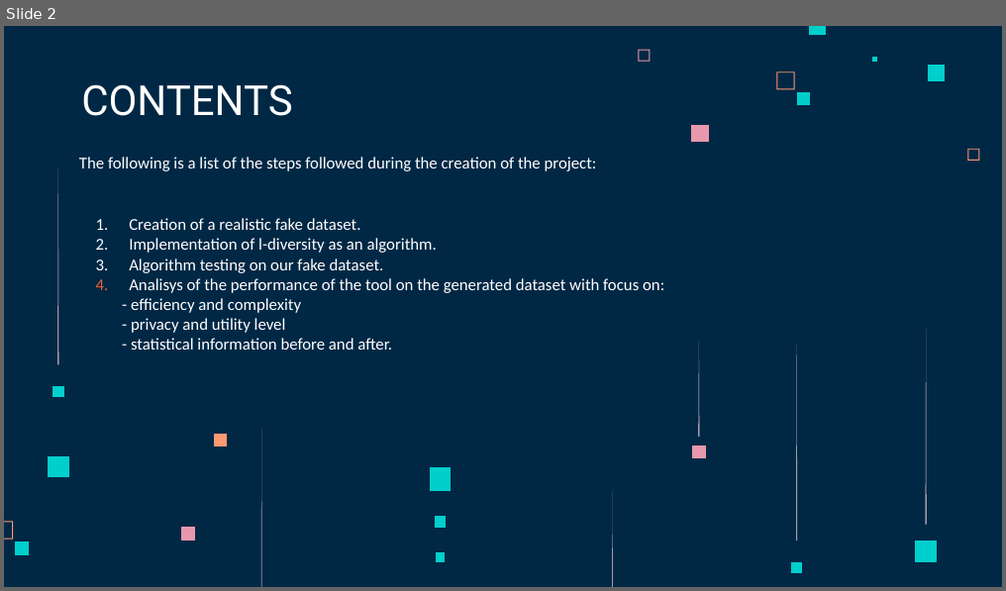
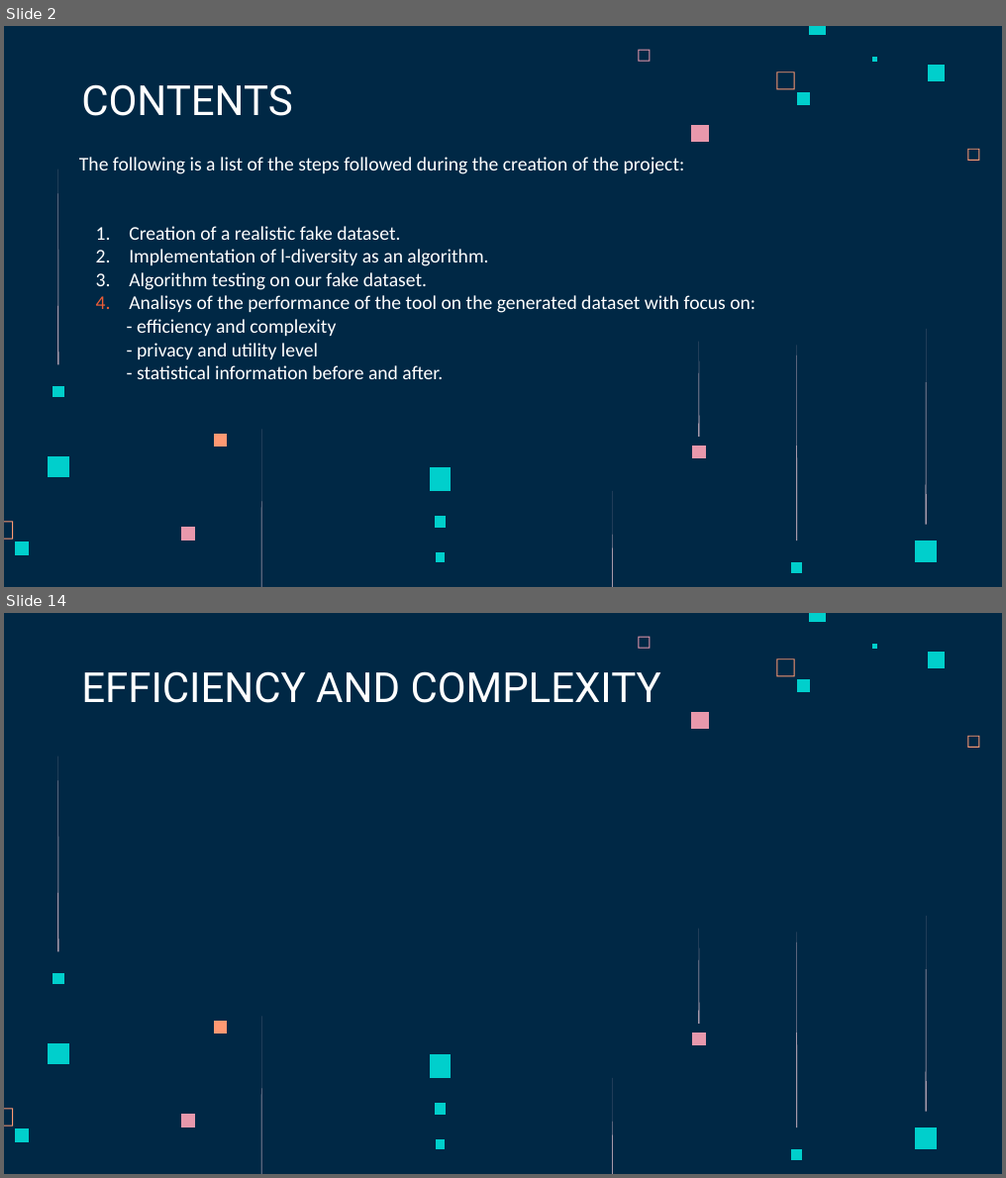
Before and after one commit to AaronKromer/progetto_data, a slide deck: l-diversity.pptx. Shown one above the other, each under a label of ours: slide 2 before the commit, slides 2 and 14 after it; the slides between them are not shown. The pictures are 1006x591 and 1006x1178 pixels, drawn with LibreOffice and Linux fonts; fonts in the diff are those of the drawing. Boxes give left, top, right and bottom in pixels: in the first picture for what was removed or moved away, otherwise in the second. Text is boxed around its words. In the diff, an @@ line names an element or a change of style, - is before the commit and + after.

```diff
--- a/l-diversity.pptx
+++ b/l-diversity.pptx
@@ slide 14 added at [4, 613, 1002, 1174], background #002845; not listed: 10 template elements that a slide beside it also shows @@
@@ title added at [81, 671, 661, 703], 30 pt, text #FFFFFF @@
+EFFICIENCY AND COMPLEXITY
@@ freeform shape added at [57, 757, 58, 953], fill #FFD6E1 @@
@@ freeform shape added at [699, 929, 700, 1023], fill #FFD6E1 @@
@@ freeform shape added at [796, 933, 797, 1128], fill #FFD6E1 @@
@@ freeform shape added at [925, 915, 926, 1111], fill #FFD6E1 @@
@@ freeform shape added at [53, 973, 63, 984], fill #00CFCC @@
@@ freeform shape added at [215, 1021, 228, 1034], fill #FF9973 @@
@@ freeform shape added at [261, 1016, 262, 1174], fill #FFD6E1 @@
@@ freeform shape added at [48, 1043, 70, 1065], fill #00CFCC @@
@@ freeform shape added at [429, 1056, 451, 1079], fill #00CFCC @@
@@ freeform shape added at [693, 1032, 706, 1045], fill #E898AC @@
@@ freeform shape added at [612, 1078, 613, 1174], fill #FFD6E1 @@
@@ freeform shape added at [181, 1114, 195, 1127], fill #E898AC @@
@@ freeform shape added at [434, 1103, 446, 1116], fill #00CFCC @@
@@ freeform shape added at [436, 1140, 446, 1150], fill #00CFCC @@
@@ freeform shape added at [915, 1128, 937, 1150], fill #00CFCC @@
@@ freeform shape added at [791, 1149, 802, 1159], fill #00CFCC @@
@@ slide 2 changed as well @@
@@ text "The following is a list ..." at [79, 157, 755, 379]: size 12 to 14 pt @@
```
Also in this commit, not shown: 13 other slides added.
